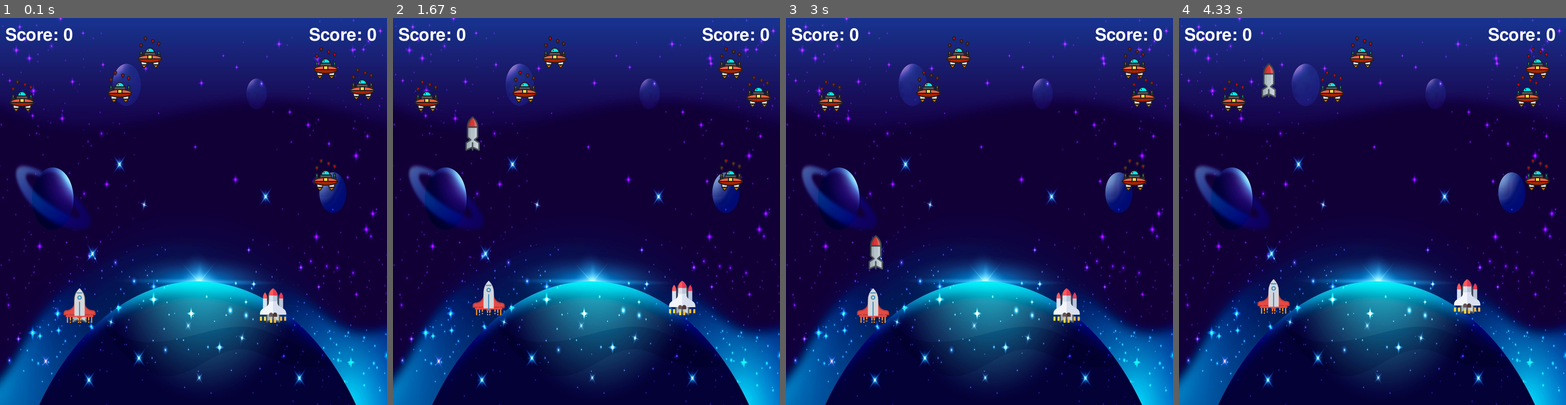
Above: before the commit, frames 1-4 (left to right).
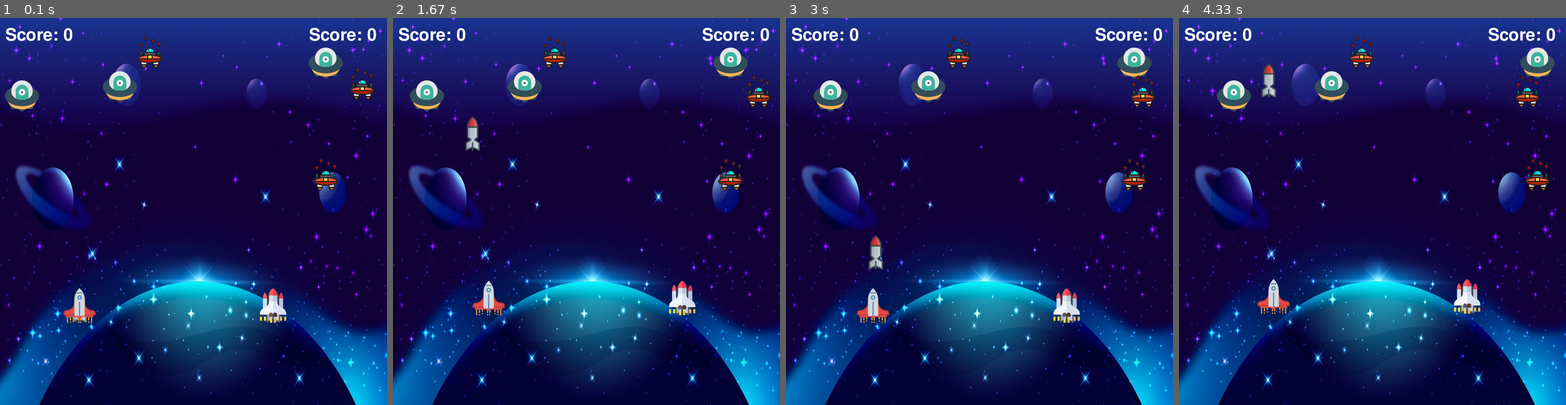
Above: after the commit, the same moments.

Repository: gautamsw5/Space-War-using-pygame
Game: pygame game, started from convert.py
Same seed, same stepped clock (60 frames per second), same inputs: the game is played once before the commit and once after it.
Inputs:
- Up to frame 1 (0.1 s): type "2 (at the terminal prompt)" at 0 s
- Up to frame 2 (1.67 s): tap Space at 0.33, 0.73, 1.03, 1.23, 1.57 s; hold Right 0.67-1.13 s; hold D 0.67-1.13 s; hold Up 1.17-1.47 s; hold W 1.17-1.47 s; hold Right from 1.5 s (still down); hold D from 1.5 s (still down)
- Up to frame 3 (3 s): tap Space at 1.87, 2.07, 2.37, 2.63, 2.97 s; release Right at 1.97 s; release D at 1.97 s; hold Left 2-2.53 s; hold A 2-2.53 s; hold Down 2.57-2.87 s; hold S 2.57-2.87 s; hold Left from 2.9 s (still down); hold A from 2.9 s (still down)
- Up to frame 4 (4.33 s): tap Space at 3.27, 3.4, 3.8, 4.1 s; release Left at 3.3 s; release A at 3.3 s; hold Up 3.33-3.7 s; hold W 3.33-3.7 s; hold Right from 3.73 s (still down); hold D from 3.73 s (still down)

The runs differ from the first frame. In frame 1, 1.5% of the frame differs, in the area x 1-89%, y 7-25%; in frame 2, 1.5%; in frame 3, 1.5%; in frame 4, 1.5%, in the area x 9-98%, y 7-25%.

Commit message:
First commit

Diff:
--- a/convert.py
+++ b/convert.py
@@ -12,21 +12,27 @@
     except Exception:
         base_path = os.path.abspath(".")
     return os.path.join(base_path, relative_path)
-# datas=[('background.png','./'),('background.wav','./'),('bullet.png','./'),('missile.png','./'),('enemy1.png','./'),('explosion.wav','./'),('laser.wav','./'),('player1.png','./'),('ufo.png','./'),('freesansbold.ttf','./')]
+# datas=[('background.png','./'),('background.wav','./'),('bullet.png','./'),('missile.png','./'),('enemy1.png','./'),('enemy2.png','./'),('explosion.wav','./'),('laser.wav','./'),('player1.png','./'),('player2.png','./'),('ufo.png','./'),('freesansbold.ttf','./')]
 
 
 # Global variables
 SCREEN_HEIGHT = 720
 SCREEN_WIDTH = 720
-ENEMYTYPES = 1
+ENEMYTYPES = 2
 PLAYERTYPES = 2
-num_players = min(2, int(input('Enter number of players: ')))
+num_players = max(1, min(2, int(input('Enter number of players: '))))
+if num_players == 1:
+    PLAYERKEYS = {pygame.K_LEFT:(0,-1,0), pygame.K_RIGHT:(0,1,0), pygame.K_DOWN:(0,0,1), pygame.K_UP:(0,0,-1), pygame.K_SPACE:(0,1)}
+    KEYPLAYERS = {pygame.K_LEFT:0, pygame.K_RIGHT:0, pygame.K_DOWN:0, pygame.K_UP:0}
+else:
+    PLAYERKEYS = {pygame.K_LEFT:(0,-1,0), pygame.K_RIGHT:(0,1,0), pygame.K_DOWN:(0,0,1), pygame.K_UP:(0,0,-1), pygame.K_KP0:(0,1),
+    pygame.K_a:(1,-1,0), pygame.K_d:(1,1,0), pygame.K_s:(1,0,1), pygame.K_w:(1,0,-1), pygame.K_SPACE:(1,1)}
+    KEYPLAYERS = {pygame.K_LEFT:0, pygame.K_RIGHT:0, pygame.K_DOWN:0, pygame.K_UP:0,
+    pygame.K_a:1, pygame.K_d:1, pygame.K_s:1, pygame.K_w:1}
 deltaP = 0.8
 deltaE = 0.2
 deltaB = 4
 deltaEB = 0.3
-textX = 10
-textY = 10
 # Initialize pygame and Create Screen (or Window)
 pygame.init()
 screen = pygame.display.set_mode((SCREEN_WIDTH, SCREEN_HEIGHT))
@@ -129,36 +135,19 @@
                 if event.type == pygame.QUIT:
                     running = False
                 if event.type == pygame.KEYDOWN:
-                    if event.key == pygame.K_LEFT:
-                        self.players[0].dx = -self.players[0].delta
-                    if event.key == pygame.K_RIGHT:
-                        self.players[0].dx = self.players[0].delta
-                    if event.key == pygame.K_UP:
-                        self.players[0].dy = -self.players[0].delta
-                    if event.key == pygame.K_DOWN:
-                        self.players[0].dy = self.players[0].delta
-                    if (event.key == pygame.K_KP0 or (num_players==1 and event.key == pygame.K_SPACE)) and self.GAMESTATE == 1 and not self.players[0].GAMEOVER:
-                        shoot(self.players[0].bullet)
-                    if event.key == pygame.K_a and num_players==2:
-                        self.players[1].dx = -self.players[1].delta
-                    if event.key == pygame.K_d and num_players==2:
-                        self.players[1].dx = self.players[1].delta
-                    if event.key == pygame.K_w and num_players==2:
-                        self.players[1].dy = -self.players[1].delta
-                    if event.key == pygame.K_s and num_players==2:
-                        self.players[1].dy = self.players[1].delta
-                    if event.key == pygame.K_SPACE and num_players==2 and self.GAMESTATE == 1 and not self.players[1].GAMEOVER:
-                        shoot(self.players[1].bullet)
+                    if event.key in PLAYERKEYS:
+                        if len(PLAYERKEYS[event.key])==3:
+                            self.players[PLAYERKEYS[event.key][0]].dx = self.players[PLAYERKEYS[event.key][0]].delta*PLAYERKEYS[event.key][1]
+                            self.players[PLAYERKEYS[event.key][0]].dy = self.players[PLAYERKEYS[event.key][0]].delta*PLAYERKEYS[event.key][2]
+                        elif self.GAMESTATE == 1 and not self.players[PLAYERKEYS[event.key][0]].GAMEOVER:
+                            shoot(self.players[PLAYERKEYS[event.key][0]].bullet)
                     if event.key == pygame.K_p:
                         self.GAMESTATE = self.GAMESTATE ^ 1
                     if event.key == pygame.K_r and (self.GAMEOVER or self.GAMESTATE == 0):
                         self.reset()
                         break
-                if event.type == pygame.KEYUP:
-                    if event.key == pygame.K_RIGHT or event.key == pygame.K_LEFT or event.key == pygame.K_UP or event.key == pygame.K_DOWN:
-                        self.players[0].dy = self.players[0].dx = 0
-                    if num_players==2 and (event.key == pygame.K_a or event.key == pygame.K_w or event.key == pygame.K_s or event.key == pygame.K_d):
-                        self.players[1].dy = self.players[1].dx = 0
+                if event.type == pygame.KEYUP and event.key in KEYPLAYERS:
+                    self.players[KEYPLAYERS[event.key]].dy = self.players[KEYPLAYERS[event.key]].dx = 0
             # Game not paused
             if self.GAMESTATE == 1:
                 # Player Movement
@@ -181,7 +170,7 @@
                         if isCollision(player, enemy, 28) or isCollision(player, enemy.bullet, 28):
                             EXPLOSION.play()
                             player.GAMEOVER = True
-                            if self.players[0].GAMEOVER and (num_players==1 or self.players[1].GAMEOVER):
+                            if all(player.GAMEOVER for player in self.players):
                                 for j in self.enemies:
                                     j.y = 2000
                                 self.game_over()
--- a/game_multi_player.py
+++ b/game_multi_player.py
@@ -5,9 +5,17 @@
 # Global variables
 SCREEN_HEIGHT = 720
 SCREEN_WIDTH = 720
-ENEMYTYPES = 1
+ENEMYTYPES = 2
 PLAYERTYPES = 2
-num_players = min(2, int(input('Enter number of players: ')))
+num_players = max(1, min(2, int(input('Enter number of players: '))))
+if num_players == 1:
+    PLAYERKEYS = {pygame.K_LEFT:(0,-1,0), pygame.K_RIGHT:(0,1,0), pygame.K_DOWN:(0,0,1), pygame.K_UP:(0,0,-1), pygame.K_SPACE:(0,1)}
+    KEYPLAYERS = {pygame.K_LEFT:0, pygame.K_RIGHT:0, pygame.K_DOWN:0, pygame.K_UP:0}
+else:
+    PLAYERKEYS = {pygame.K_LEFT:(0,-1,0), pygame.K_RIGHT:(0,1,0), pygame.K_DOWN:(0,0,1), pygame.K_UP:(0,0,-1), pygame.K_KP0:(0,1),
+    pygame.K_a:(1,-1,0), pygame.K_d:(1,1,0), pygame.K_s:(1,0,1), pygame.K_w:(1,0,-1), pygame.K_SPACE:(1,1)}
+    KEYPLAYERS = {pygame.K_LEFT:0, pygame.K_RIGHT:0, pygame.K_DOWN:0, pygame.K_UP:0,
+    pygame.K_a:1, pygame.K_d:1, pygame.K_s:1, pygame.K_w:1}
 deltaP = 0.8
 deltaE = 0.2
 deltaB = 4
@@ -114,36 +122,19 @@
                 if event.type == pygame.QUIT:
                     running = False
                 if event.type == pygame.KEYDOWN:
-                    if event.key == pygame.K_LEFT:
-                        self.players[0].dx = -self.players[0].delta
-                    if event.key == pygame.K_RIGHT:
-                        self.players[0].dx = self.players[0].delta
-                    if event.key == pygame.K_UP:
-                        self.players[0].dy = -self.players[0].delta
-                    if event.key == pygame.K_DOWN:
-                        self.players[0].dy = self.players[0].delta
-                    if (event.key == pygame.K_KP0 or (num_players==1 and event.key == pygame.K_SPACE)) and self.GAMESTATE == 1 and not self.players[0].GAMEOVER:
-                        shoot(self.players[0].bullet)
-                    if event.key == pygame.K_a and num_players==2:
-                        self.players[1].dx = -self.players[1].delta
-                    if event.key == pygame.K_d and num_players==2:
-                        self.players[1].dx = self.players[1].delta
-                    if event.key == pygame.K_w and num_players==2:
-                        self.players[1].dy = -self.players[1].delta
-                    if event.key == pygame.K_s and num_players==2:
-                        self.players[1].dy = self.players[1].delta
-                    if event.key == pygame.K_SPACE and num_players==2 and self.GAMESTATE == 1 and not self.players[1].GAMEOVER:
-                        shoot(self.players[1].bullet)
+                    if event.key in PLAYERKEYS:
+                        if len(PLAYERKEYS[event.key])==3:
+                            self.players[PLAYERKEYS[event.key][0]].dx = self.players[PLAYERKEYS[event.key][0]].delta*PLAYERKEYS[event.key][1]
+                            self.players[PLAYERKEYS[event.key][0]].dy = self.players[PLAYERKEYS[event.key][0]].delta*PLAYERKEYS[event.key][2]
+                        elif self.GAMESTATE == 1 and not self.players[PLAYERKEYS[event.key][0]].GAMEOVER:
+                            shoot(self.players[PLAYERKEYS[event.key][0]].bullet)
                     if event.key == pygame.K_p:
                         self.GAMESTATE = self.GAMESTATE ^ 1
                     if event.key == pygame.K_r and (self.GAMEOVER or self.GAMESTATE == 0):
                         self.reset()
                         break
-                if event.type == pygame.KEYUP:
-                    if event.key == pygame.K_RIGHT or event.key == pygame.K_LEFT or event.key == pygame.K_UP or event.key == pygame.K_DOWN:
-                        self.players[0].dy = self.players[0].dx = 0
-                    if num_players==2 and (event.key == pygame.K_a or event.key == pygame.K_w or event.key == pygame.K_s or event.key == pygame.K_d):
-                        self.players[1].dy = self.players[1].dx = 0
+                if event.type == pygame.KEYUP and event.key in KEYPLAYERS:
+                    self.players[KEYPLAYERS[event.key]].dy = self.players[KEYPLAYERS[event.key]].dx = 0
             # Game not paused
             if self.GAMESTATE == 1:
                 # Player Movement
@@ -166,7 +157,7 @@
                         if isCollision(player, enemy, 28) or isCollision(player, enemy.bullet, 28):
                             EXPLOSION.play()
                             player.GAMEOVER = True
-                            if self.players[0].GAMEOVER and (num_players==1 or self.players[1].GAMEOVER):
+                            if all(player.GAMEOVER for player in self.players):
                                 for j in self.enemies:
                                     j.y = 2000
                                 self.game_over()
Binary file added: enemy2.png
Not shown, added: game.exe
